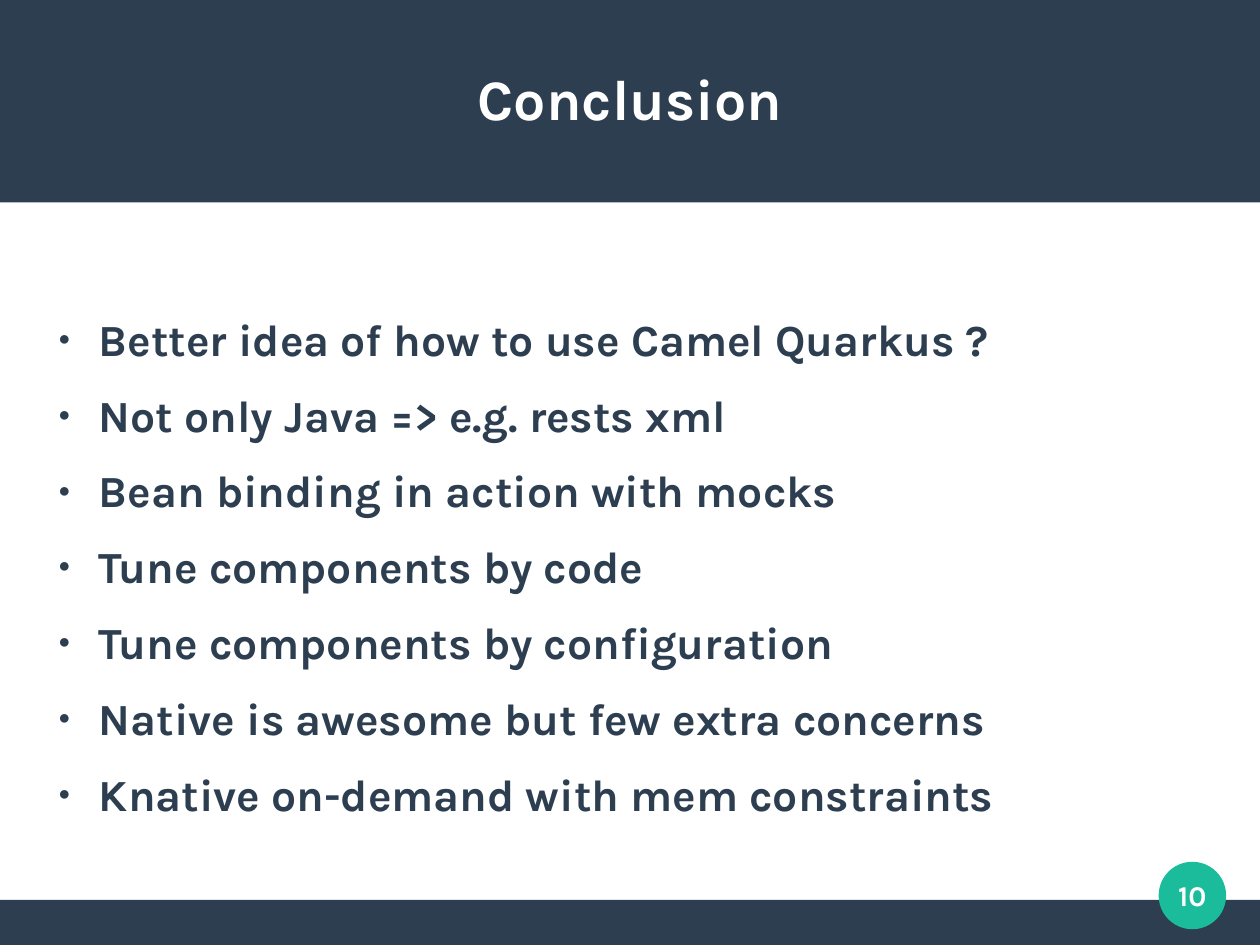
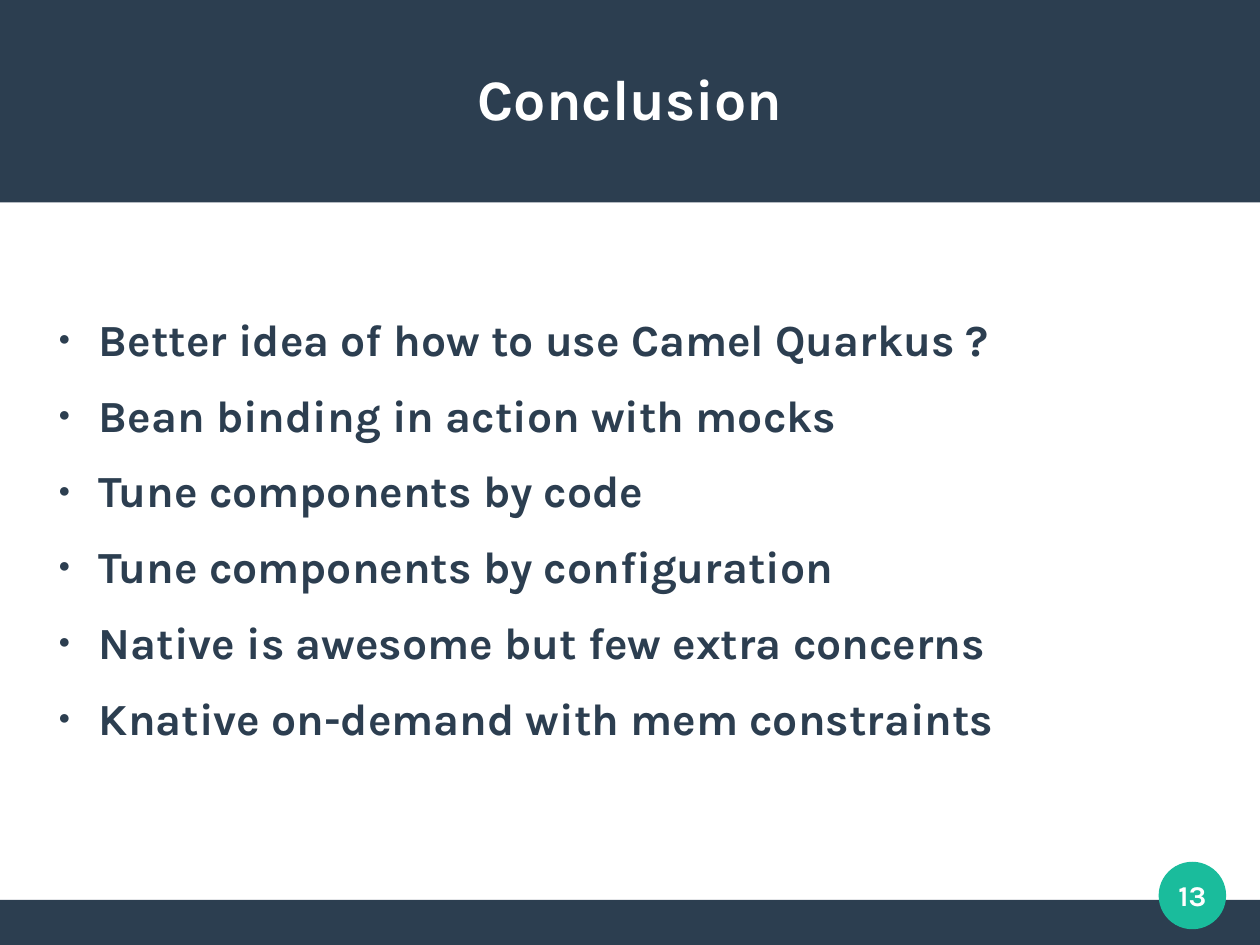
Before and after one commit to aldettinger/integration-in-the-cloud-era-with-camel-quarkus, a slide deck: slide 13 of Integration In The Cloud Era With Camel Quarkus.odp (slide 10 before the commit). Drawn at 1260x945 pixels with LibreOffice and Linux fonts; fonts in the diff are those of the drawing. Boxes give left, top, right and bottom in pixels: in the first picture for what was removed or moved away, otherwise in the second. Text is boxed around its words. In the diff, an @@ line names an element or a change of style, - is before the commit and + after.

```diff
--- a/Integration In The Cloud Era With Camel Quarkus.odp
+++ b/Integration In The Cloud Era With Camel Quarkus.odp
@@ text at (99,401,725,443): paragraph removed @@
-● Not only Java => e.g. rests xml
@@ page number at (1178,887,1206,907): text changed @@
-10
+13
```
Also in this commit, not shown: 5 other slides changed, 4 slides added, 1 slide removed, 4 other files.
